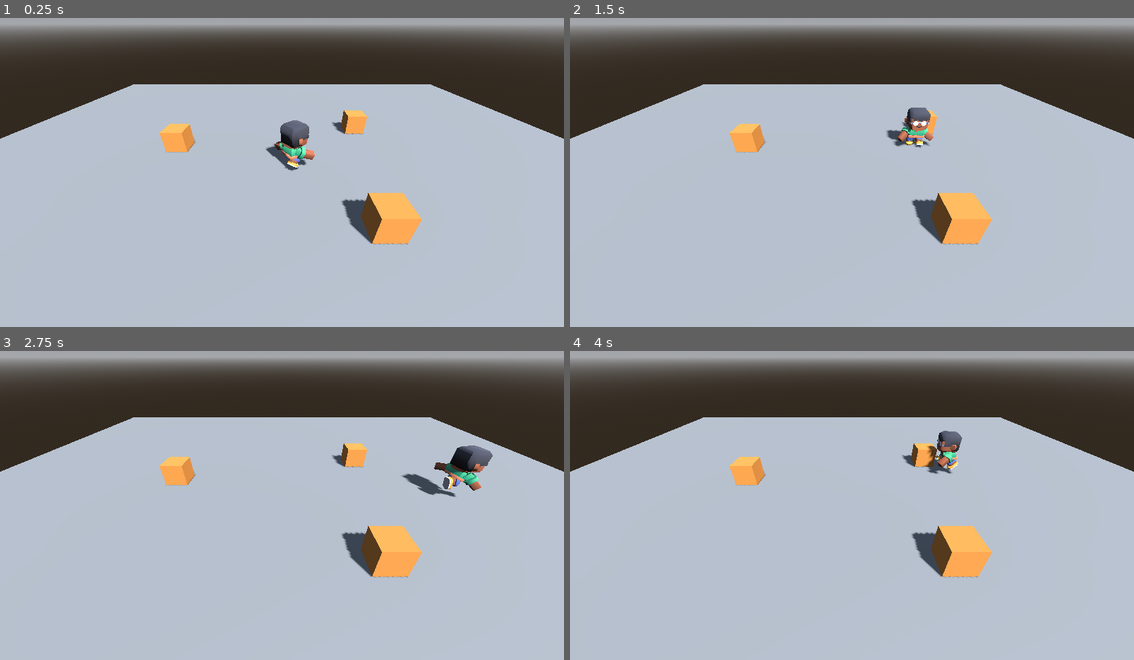
Above: before the commit, frames 1-4 (two rows, left to right).
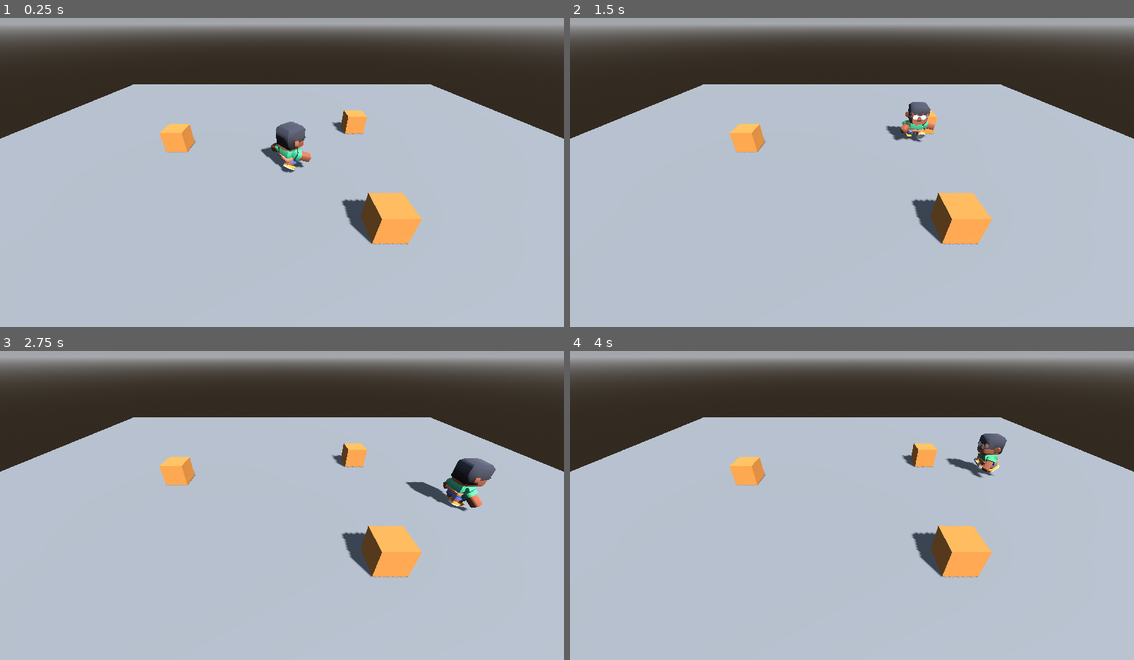
Above: after the commit, the same moments.

Repository: JuanfeR4m/InThePolice
Game: Godot game, scene res://main.tscn
The game is run twice, just before and just after one commit, with the same random seed, the same clock (stepped at 60 frames per second) and the same inputs.
Inputs:
- Up to frame 1 (0.25 s): no input
- Up to frame 2 (1.5 s): hold D (move_right) 0.53-1.28 s; hold Shift (correr) 0.53-1.28 s; hold S (move_down) from 1.28 s (still down); tap Shift (correr) at 1.35 s
- Up to frame 3 (2.75 s): release S (move_down) at 2.03 s; hold D (move_right) from 2.03 s (still down); hold Shift (correr) from 2.03 s (still down)
- Up to frame 4 (4 s): release D (move_right) at 2.78 s; release Shift (correr) at 2.78 s; hold W (move_up) 2.78-3.53 s; tap Shift (correr) at 2.85 s; hold A (move_left) from 3.53 s (still down); hold Shift (correr) from 3.53 s (still down)

The runs differ from the first frame. In frame 1, 0.7% of the frame differs, in the area x 46-56%, y 33-51%; in frame 2, 0.7%; in frame 3, 1.6%, in the area x 71-88%, y 30-52%; in frame 4, 1.2%.

Commit message:
T7 N2 - Tarea A - arranque y frenado

Diff:
--- a/main.tscn
+++ b/main.tscn
@@ -86,6 +86,7 @@
 script = ExtResource("1_pj")
 camara = NodePath("../Camera3D")
 prueba = 6
+accion_prueba = ""
 
 [node name="CollisionShape3D" type="CollisionShape3D" parent="Personaje" unique_id=982192723]
 transform = Transform3D(1, 0, 0, 0, 1, 0, 0, 0, 1, 0, 0.875, 0)
--- a/personaje.gd
+++ b/personaje.gd
@@ -1,14 +1,16 @@
 extends CharacterBody3D
 
 @export var camara: Camera3D
-@export var speed_caminar = 3.0
-@export var speed_correr = 6.0
+@export var speed_caminar = 4.0
+@export var speed_correr = 7.0
+@export var tiempo_arranque = 0.25
 @onready var anim = $Modelo/AnimationPlayer
 
 # Enchufes: otros scripts (las acciones del juego) cambian estas tres variables.
 var multiplicador = 1.0     # 1 = rapidez normal, 0.5 = la mitad, 0 = quieto
 var empuje = Vector3.ZERO   # velocidad extra en m/s (dash, retroceso)
 var accion = ""             # animación de la acción; "" = ninguna
+var avance = Vector3.ZERO   # la parte de la velocidad que dan las teclas
 
 
 func _ready():
@@ -27,17 +29,21 @@
 
 	var corre = Input.is_action_pressed("correr")
 	var speed = speed_correr if corre else speed_caminar
+	var objetivo = direction * speed * multiplicador
+	var paso = speed / tiempo_arranque * delta
 
-	velocity.x = direction.x * speed * multiplicador + empuje.x
-	velocity.z = direction.z * speed * multiplicador + empuje.z
+	avance = avance.move_toward(objetivo, paso)
+
+	velocity.x = avance.x + empuje.x
+	velocity.z = avance.z + empuje.z
 
 	if direction.length() > 0:
 		basis = Basis.looking_at(direction)
 	if accion != "":
 		anim.play(accion)
-	elif direction.length() > 0 and corre:
+	elif avance.length() > speed_caminar + 0.1:
 		anim.play("sprint")
-	elif direction.length() > 0:
+	elif avance.length() > 0.1:
 		anim.play("walk")
 	else:
 		anim.play("idle")
